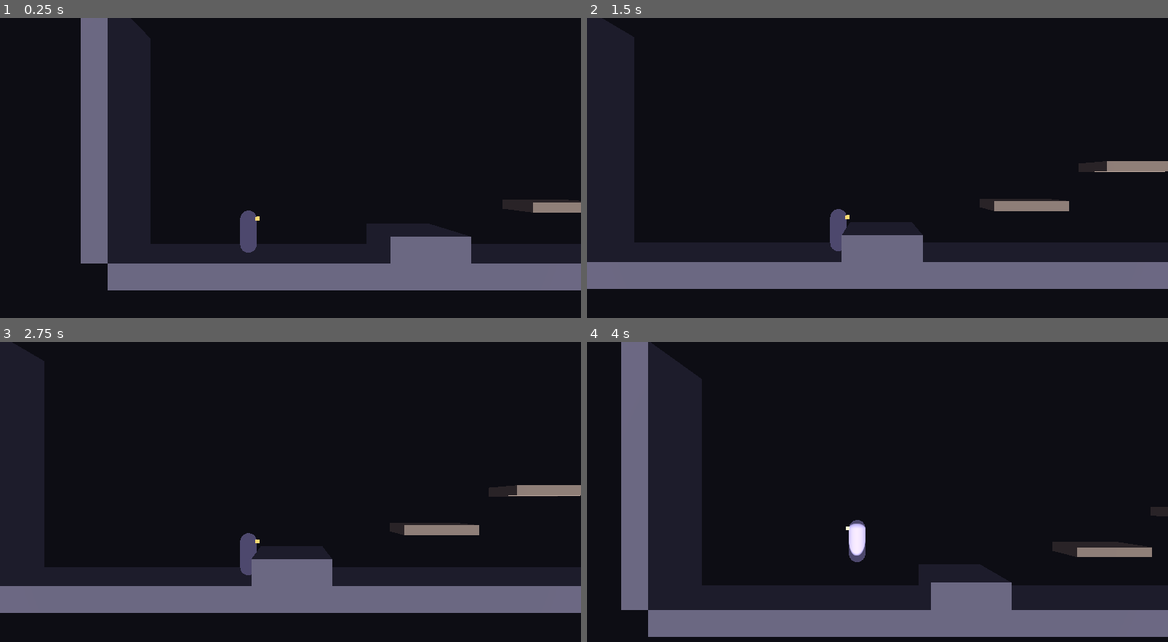
Above: before the commit, frames 1-4 (two rows, left to right).
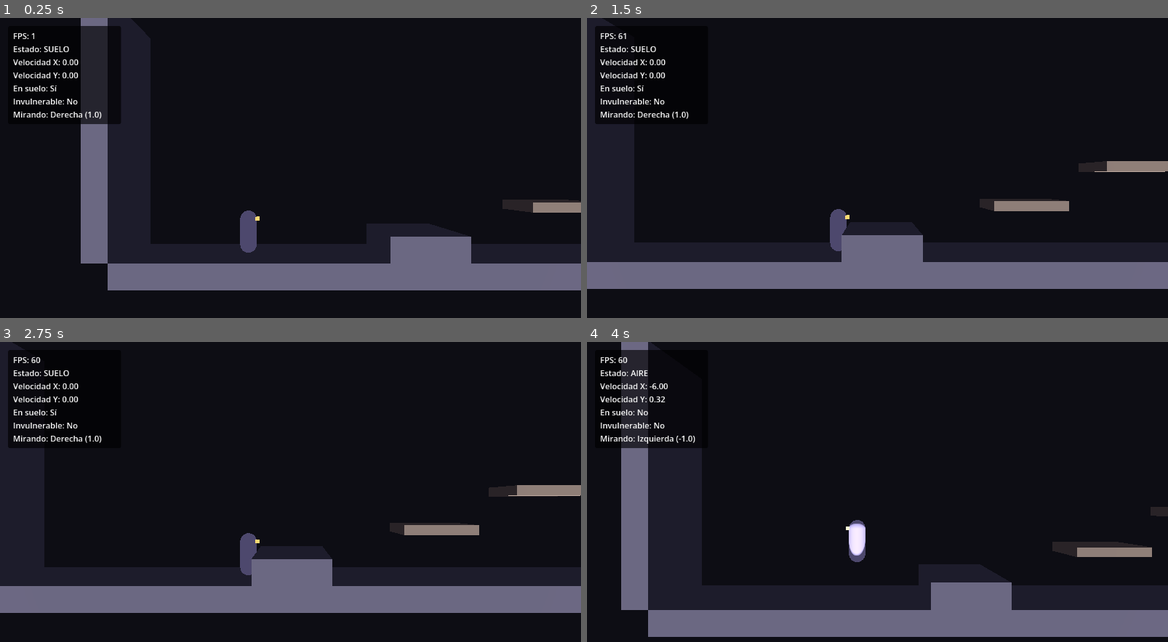
Above: after the commit, the same moments.

Repository: juanjoseorejuela87-cell/UMBRAL-EL-ULTIMO-INTERVALO
Game: Godot game, scene res://scenes/main/main.tscn
Same seed, same stepped clock (60 frames per second), same inputs: the game is played once before the commit and once after it.
Inputs:
- Up to frame 1 (0.25 s): no input
- Up to frame 2 (1.5 s): hold D (mover_derecha) 0.53-1.28 s; tap Shift (esquivar) at 0.6 s; tap Space (saltar) at 0.77 s; hold S (mover_abajo) from 1.28 s (still down); tap E (interactuar) at 1.35 s
- Up to frame 3 (2.75 s): tap Space (saltar) at 1.52 s; release S (mover_abajo) at 2.03 s; hold D (mover_derecha) from 2.03 s (still down); tap L at 2.1 s
- Up to frame 4 (4 s): release D (mover_derecha) at 2.78 s; hold W (mover_arriba) 2.78-3.53 s; tap Shift (esquivar) at 2.85 s; tap Space (saltar) at 3.02, 3.77 s; tap Enter at 3.5 s; hold A (mover_izquierda) from 3.53 s (still down); tap E (interactuar) at 3.6 s

The runs differ from the first frame. In frame 1, 2.9% of the frame differs, in the area x 2-21%, y 2-36%; in frame 2, 2.3%; in frame 3, 2.2%; in frame 4, 4.4%, in the area x 2-20%, y 2-36%.

Commit message:
[antigravity] Panel de depuración del movimiento (TAREA-002)

Diff:
--- a/scenes/niveles/pruebas/sala_movimiento.tscn
+++ b/scenes/niveles/pruebas/sala_movimiento.tscn
@@ -2,6 +2,7 @@
 
 [ext_resource type="PackedScene" path="res://scenes/jugador/nereth.tscn" id="1_nereth"]
 [ext_resource type="Script" path="res://scenes/camara/camara_lateral.gd" id="2_camara"]
+[ext_resource type="PackedScene" path="res://scenes/ui/depuracion/panel_depuracion.tscn" id="3_panel"]
 
 [sub_resource type="StandardMaterial3D" id="Mat_piedra"]
 albedo_color = Color(0.34, 0.33, 0.38, 1)
@@ -82,3 +83,6 @@
 [node name="Camara" type="Camera3D" parent="." node_paths=PackedStringArray("objetivo")]
 script = ExtResource("2_camara")
 objetivo = NodePath("../Nereth")
+
+[node name="PanelDepuracion" parent="." node_paths=PackedStringArray("objetivo") instance=ExtResource("3_panel")]
+objetivo = NodePath("../Nereth")
--- /dev/null
+++ b/scenes/ui/depuracion/panel_depuracion.gd
@@ -0,0 +1,63 @@
+class_name PanelDepuracion
+extends CanvasLayer
+## Panel de depuración para inspeccionar en tiempo real el movimiento y estado de Nereth.
+
+const ACCION_ALTERNAR: StringName = &"depuracion_alternar"
+
+@export var objetivo: Nereth
+
+@onready var _etiqueta: Label = $Margen/PanelFondo/EtiquetaInformacion
+
+
+func _ready() -> void:
+	_asegurar_accion_entrada()
+	visible = OS.is_debug_build()
+
+
+func _asegurar_accion_entrada() -> void:
+	if not InputMap.has_action(ACCION_ALTERNAR):
+		InputMap.add_action(ACCION_ALTERNAR)
+		var evento: InputEventKey = InputEventKey.new()
+		evento.physical_keycode = KEY_F3
+		InputMap.action_add_event(ACCION_ALTERNAR, evento)
+
+
+func _unhandled_input(event: InputEvent) -> void:
+	if event.is_action_pressed(ACCION_ALTERNAR):
+		visible = not visible
+
+
+func _process(_delta: float) -> void:
+	if not visible or not is_instance_valid(objetivo):
+		return
+	_actualizar_informacion()
+
+
+func _actualizar_informacion() -> void:
+	var texto_estado: String = _obtener_nombre_estado(objetivo.estado)
+	var fps: int = Engine.get_frames_per_second()
+	var en_suelo_str: String = "Sí" if objetivo.is_on_floor() else "No"
+	var invulnerable_str: String = "Sí" if objetivo.invulnerable else "No"
+	var mirando_str: String = "Derecha (1.0)" if objetivo.mirando > 0.0 else "Izquierda (-1.0)"
+
+	_etiqueta.text = (
+		"FPS: %d\n" % fps +
+		"Estado: %s\n" % texto_estado +
+		"Velocidad X: %.2f\n" % objetivo.velocity.x +
+		"Velocidad Y: %.2f\n" % objetivo.velocity.y +
+		"En suelo: %s\n" % en_suelo_str +
+		"Invulnerable: %s\n" % invulnerable_str +
+		"Mirando: %s" % mirando_str
+	)
+
+
+func _obtener_nombre_estado(estado_val: Nereth.Estado) -> String:
+	match estado_val:
+		Nereth.Estado.SUELO:
+			return "SUELO"
+		Nereth.Estado.AIRE:
+			return "AIRE"
+		Nereth.Estado.ESQUIVA:
+			return "ESQUIVA"
+		_:
+			return "DESCONOCIDO"
--- /dev/null
+++ b/scenes/ui/depuracion/panel_depuracion.tscn
@@ -0,0 +1,37 @@
+[gd_scene format=3]
+
+[ext_resource type="Script" path="res://scenes/ui/depuracion/panel_depuracion.gd" id="1_panel"]
+
+[sub_resource type="StyleBoxFlat" id="StyleBoxFlat_fondo"]
+content_margin_left = 10.0
+content_margin_top = 8.0
+content_margin_right = 10.0
+content_margin_bottom = 8.0
+bg_color = Color(0, 0, 0, 0.65)
+corner_radius_top_left = 4
+corner_radius_top_right = 4
+corner_radius_bottom_right = 4
+corner_radius_bottom_left = 4
+
+[node name="PanelDepuracion" type="CanvasLayer"]
+script = ExtResource("1_panel")
+
+[node name="Margen" type="MarginContainer" parent="."]
+offset_left = 16.0
+offset_top = 16.0
+offset_right = 240.0
+offset_bottom = 180.0
+
+[node name="PanelFondo" type="PanelContainer" parent="Margen"]
+layout_mode = 2
+theme_override_styles/panel = SubResource("StyleBoxFlat_fondo")
+
+[node name="EtiquetaInformacion" type="Label" parent="Margen/PanelFondo"]
+layout_mode = 2
+text = "FPS: 60
+Estado: SUELO
+Velocidad X: 0.00
+Velocidad Y: 0.00
+En suelo: Sí
+Invulnerable: No
+Mirando: Derecha (1.0)"
Not shown, added: scenes/ui/depuracion/panel_depuracion.gd.uid
Not shown, added: auto.ps1
Not shown, changed: documentation/tareas/TAREA-002-hud-depuracion.md
